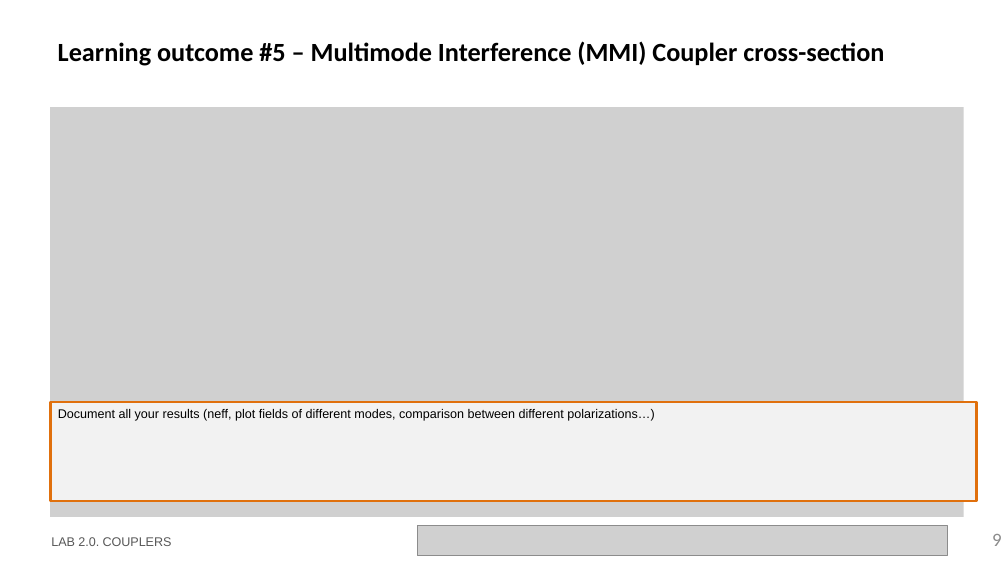
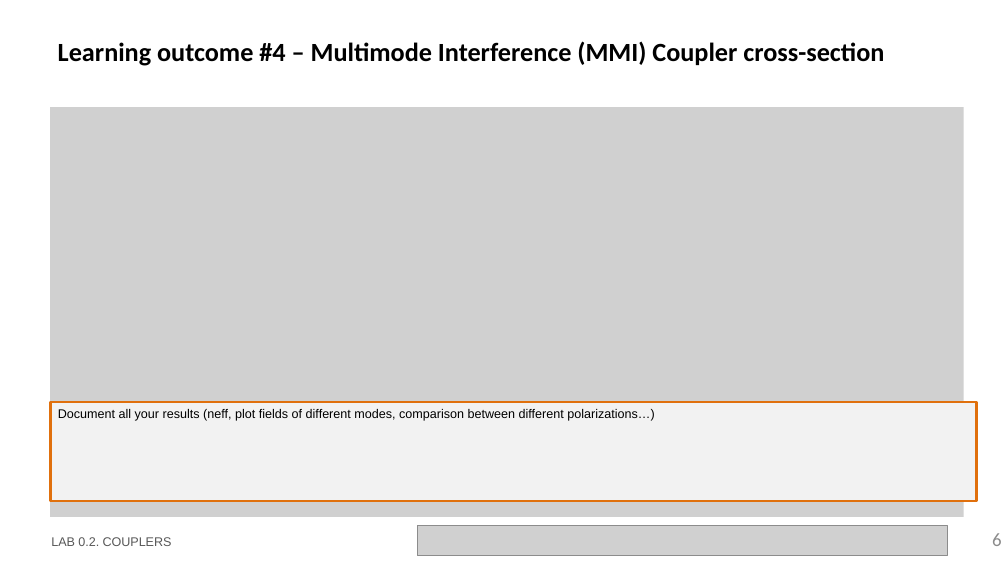
Before and after one commit to cccanvas-upv/ipsp-lab2, a slide deck: slide 6 of LabBook_20.pptx (slide 9 before the commit). Drawn at 1008x567 pixels with LibreOffice and Linux fonts; fonts in the diff are those of the drawing; grey boxes stand for pictures; background and template pictures are left out. Boxes give left, top, right and bottom in pixels: in the first picture for what was removed or moved away, otherwise in the second. Text is boxed around its words. In the diff, an @@ line names an element or a change of style, - is before the commit and + after.

```diff
--- a/LabBook_20.pptx
+++ b/LabBook_20.pptx
@@ title at bbox=[58, 41, 884, 66]: text changed @@
-Learning outcome #5 – Multimode Interference (MMI) Coupler cross-section
+Learning outcome #4 – Multimode Interference (MMI) Coupler cross-section
@@ text at bbox=[51, 537, 172, 546]: text changed @@
-LAB 2.0. COUPLERS
+LAB 0.2. COUPLERS
@@ page number at bbox=[992, 533, 1002, 546]: text changed @@
-9
+6
```
Also in this commit, not shown: 7 other slides changed, 9 slides removed, 3 other files.
